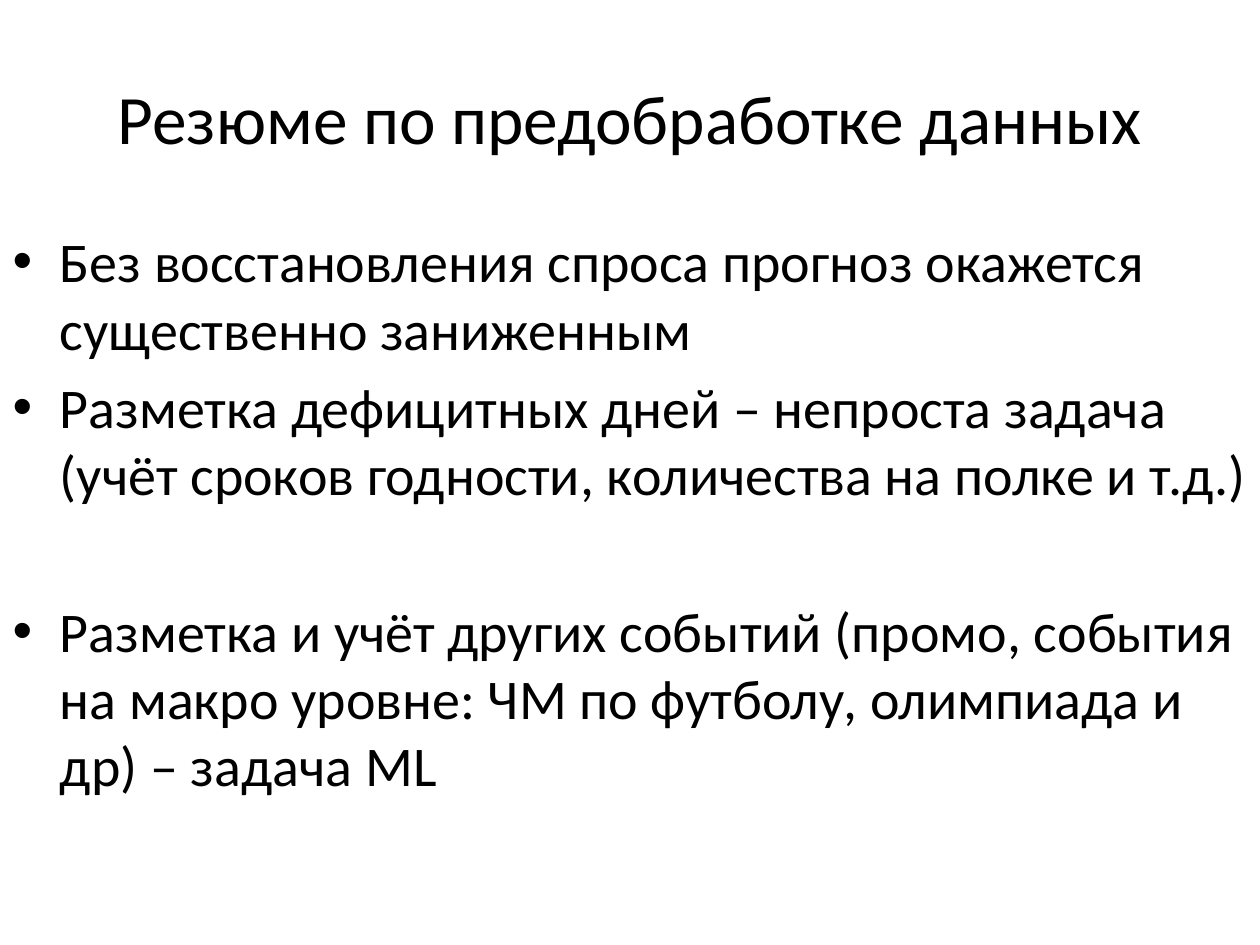
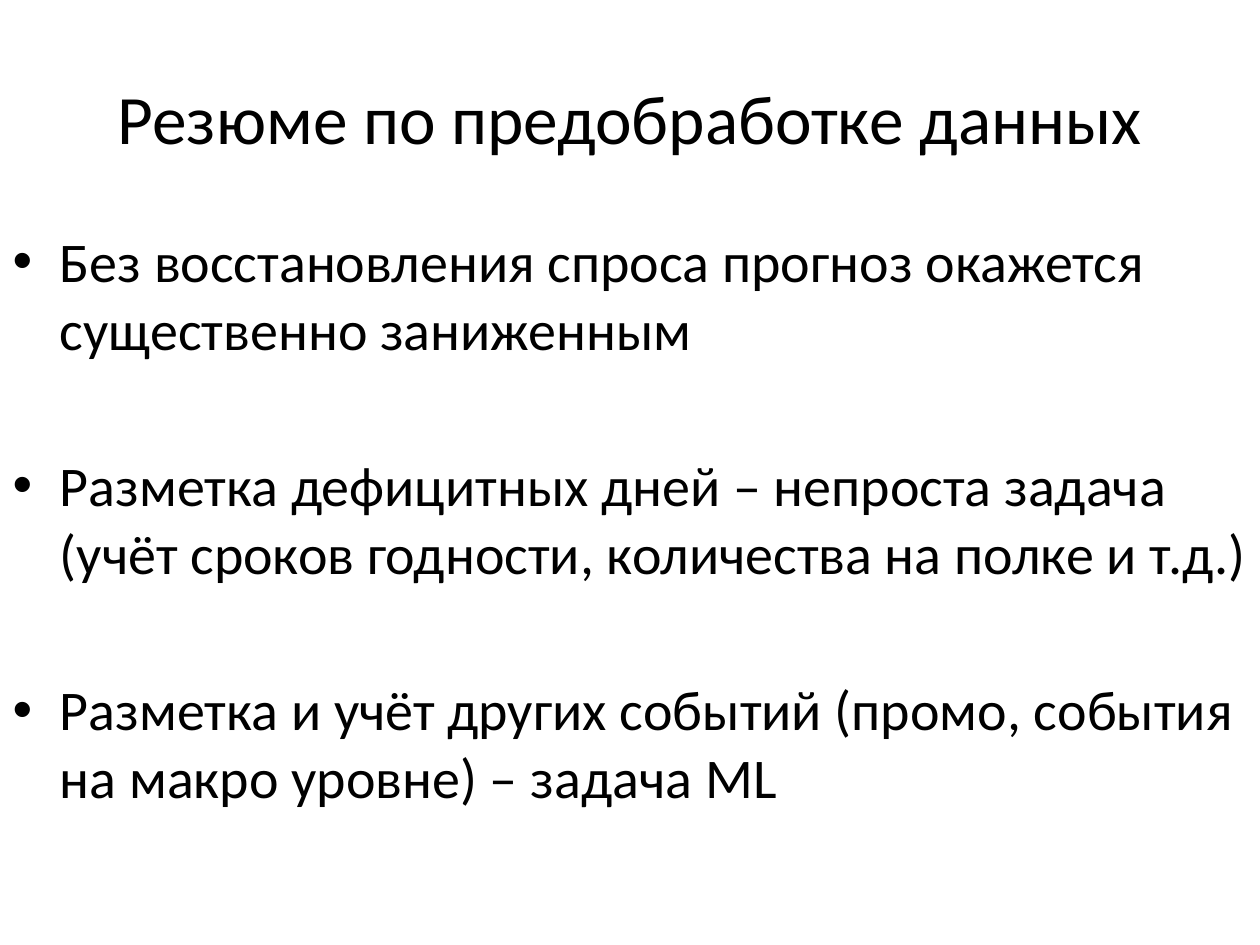
Before and after one commit to ml-mipt/ml-mipt-part2, a slide deck: slide 17 of 2016/seminars/sem09_retail_tsf_ml/seminar_10_v2.pptx. Drawn at 1260x945 pixels with LibreOffice and Linux fonts; fonts in the diff are those of the drawing. Boxes give left, top, right and bottom in pixels: in the first picture for what was removed or moved away, otherwise in the second. Text is boxed around its words. In the diff, an @@ line names an element or a change of style, - is before the commit and + after.

```diff
--- a/2016/seminars/sem09_retail_tsf_ml/seminar_10_v2.pptx
+++ b/2016/seminars/sem09_retail_tsf_ml/seminar_10_v2.pptx
@@ text at box(60, 689, 1233, 808): text changed @@
-• Разметка и учёт других событий (промо, события на макро уровне: ЧМ по футболу, олимпиада и др) – задача ML
+• Разметка и учёт других событий (промо, события на макро уровне) – задача ML
```
Also in this commit, not shown: 6 other slides changed, 1 other file.
